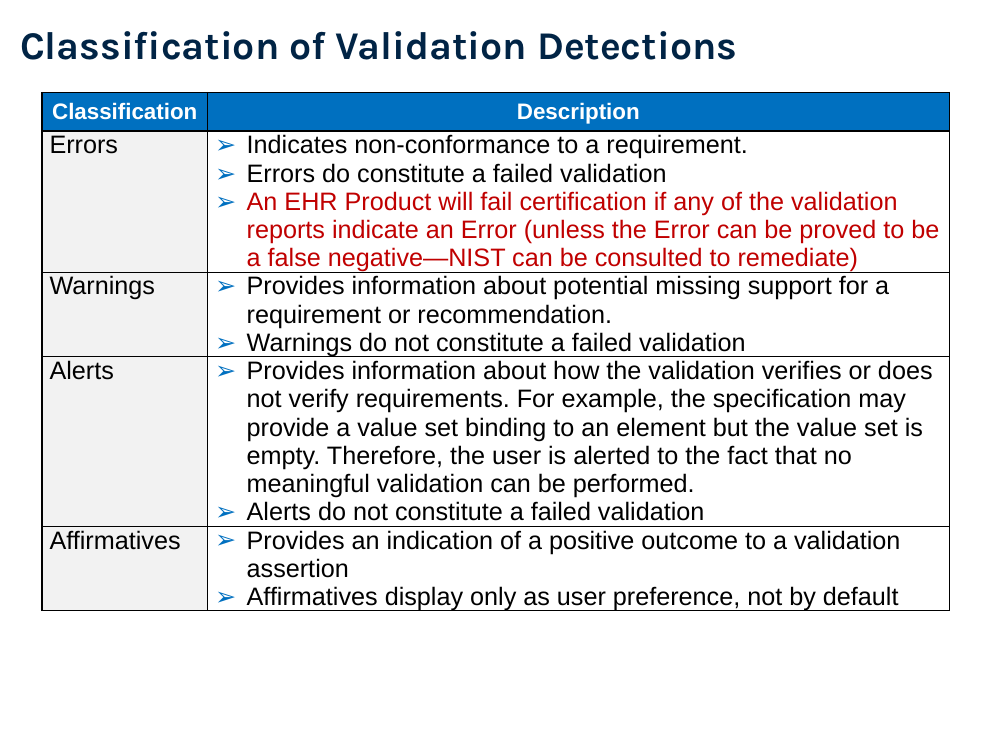
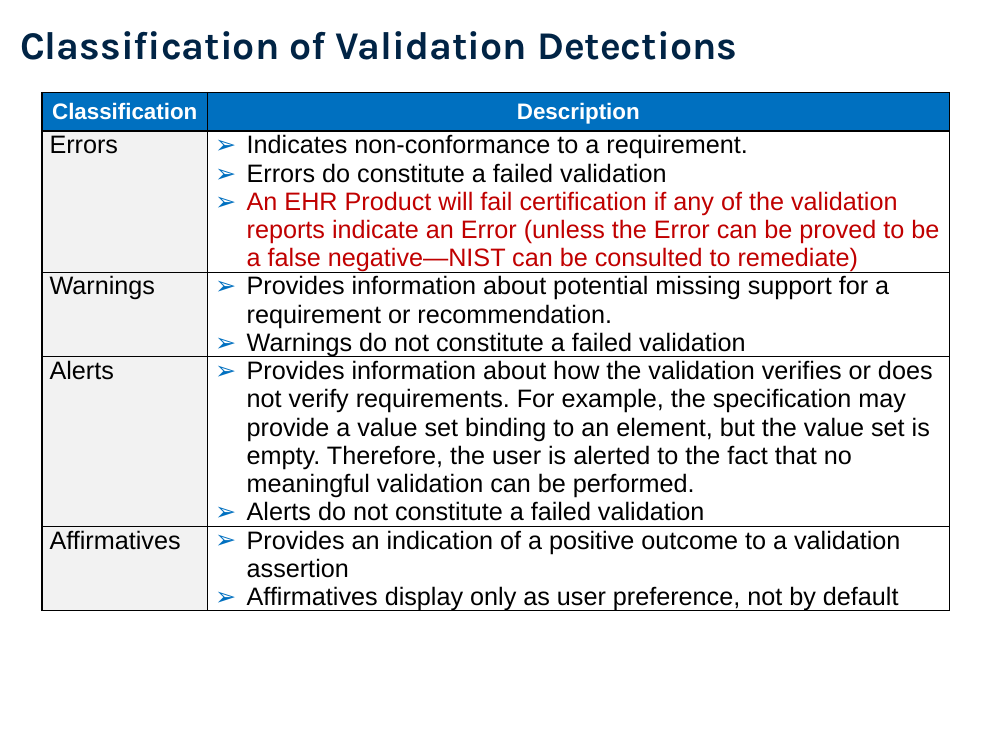
Before and after one commit to usnistgov/hit-iz-tool, a slide deck: slide 21 of hit-iz-resource/src/main/resources/Documentation/UserDocs/app/NIST-HL7v2-Understanding-Validation.pptx (slide 20 before the commit). Drawn at 1008x756 pixels with LibreOffice and Linux fonts; fonts in the diff are those of the drawing; background and template pictures are left out. Boxes give left, top, right and bottom in pixels: in the first picture for what was removed or moved away, otherwise in the second. Text is boxed around its words. In the diff, an @@ line names an element or a change of style, - is before the commit and + after.

```diff
--- a/hit-iz-resource/src/main/resources/Documentation/UserDocs/app/NIST-HL7v2-Understanding-Validation.pptx
+++ b/hit-iz-resource/src/main/resources/Documentation/UserDocs/app/NIST-HL7v2-Understanding-Validation.pptx
@@ table at box(42, 93, 950, 645) @@
-row 4, column 2: Provides information about how the validation verifies or does not verify requirements. For example, the specification may provide a value set binding to an element but the value set is empty. Therefore, the user is alerted to the fact that no meaningful validation can be performed. / Alerts do not constitute a failed validation
+row 4, column 2: Provides information about how the validation verifies or does not verify requirements. For example, the specification may provide a value set binding to an element, but the value set is empty. Therefore, the user is alerted to the fact that no meaningful validation can be performed. / Alerts do not constitute a failed validation
```
Also in this commit, not shown: 9 other slides changed, 1 slide added, 9 other files.
